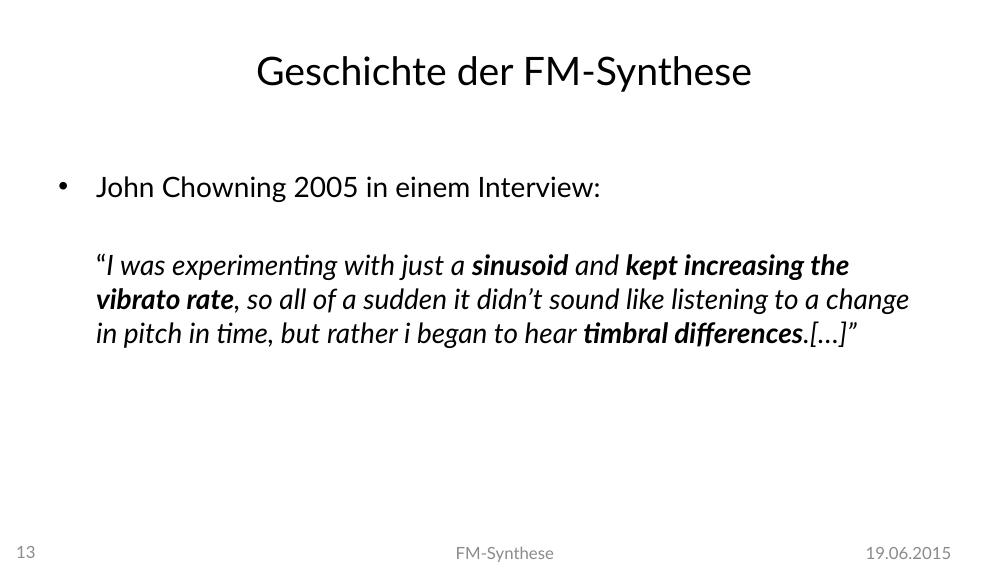
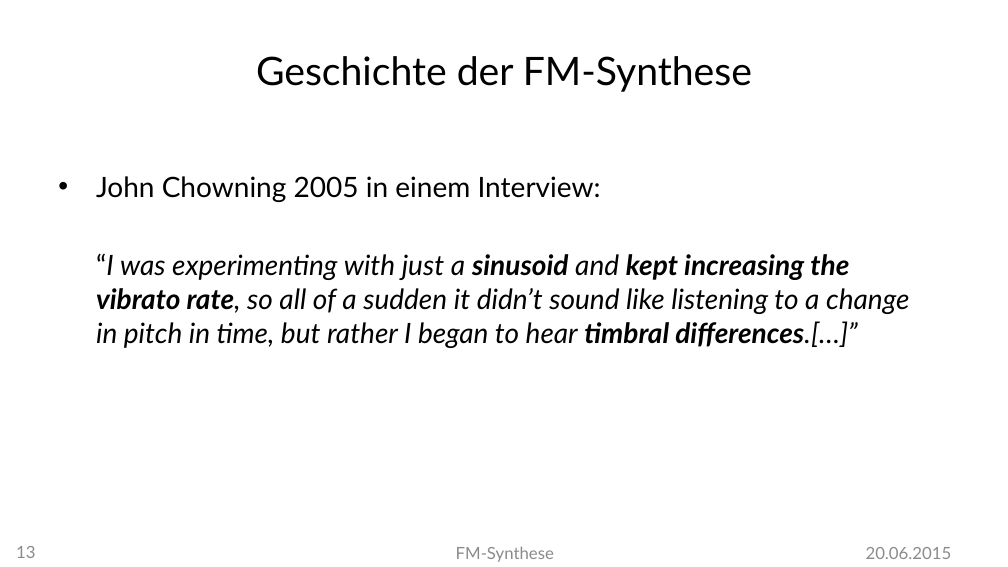
Before and after one commit to MBulli/VSeminar, a slide deck: slide 13 of Praesentation/FMSynthese-Julius.pptx. Drawn at 1008x567 pixels with LibreOffice and Linux fonts; fonts in the diff are those of the drawing; background and template pictures are left out. Boxes give left, top, right and bottom in pixels: in the first picture for what was removed or moved away, otherwise in the second. Text is boxed around its words. In the diff, an @@ line names an element or a change of style, - is before the commit and + after.

```diff
--- a/Praesentation/FMSynthese-Julius.pptx
+++ b/Praesentation/FMSynthese-Julius.pptx
@@ text at bbox=[96, 253, 909, 348]: text changed @@
-“I was experimenting with just a sinusoid and kept increasing the vibrato rate, so all of a sudden it didn’t sound like listening to a change in pitch in time, but rather i began to hear timbral differences.[…]”
+“I was experimenting with just a sinusoid and kept increasing the vibrato rate, so all of a sudden it didn’t sound like listening to a change in pitch in time, but rather I began to hear timbral differences.[…]”
@@ text at bbox=[866, 547, 952, 559]: text changed @@
-19.06.2015
+20.06.2015
```
Also in this commit, not shown: 28 other slides changed, 1 slide added.
